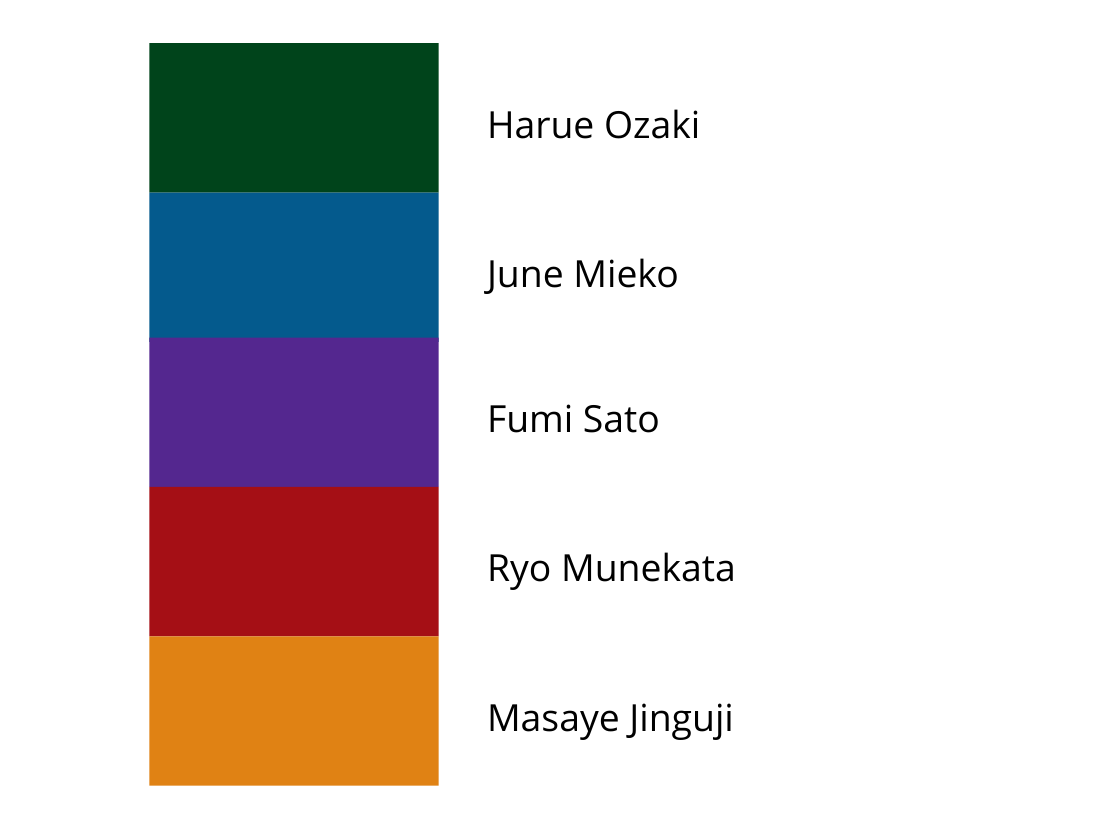
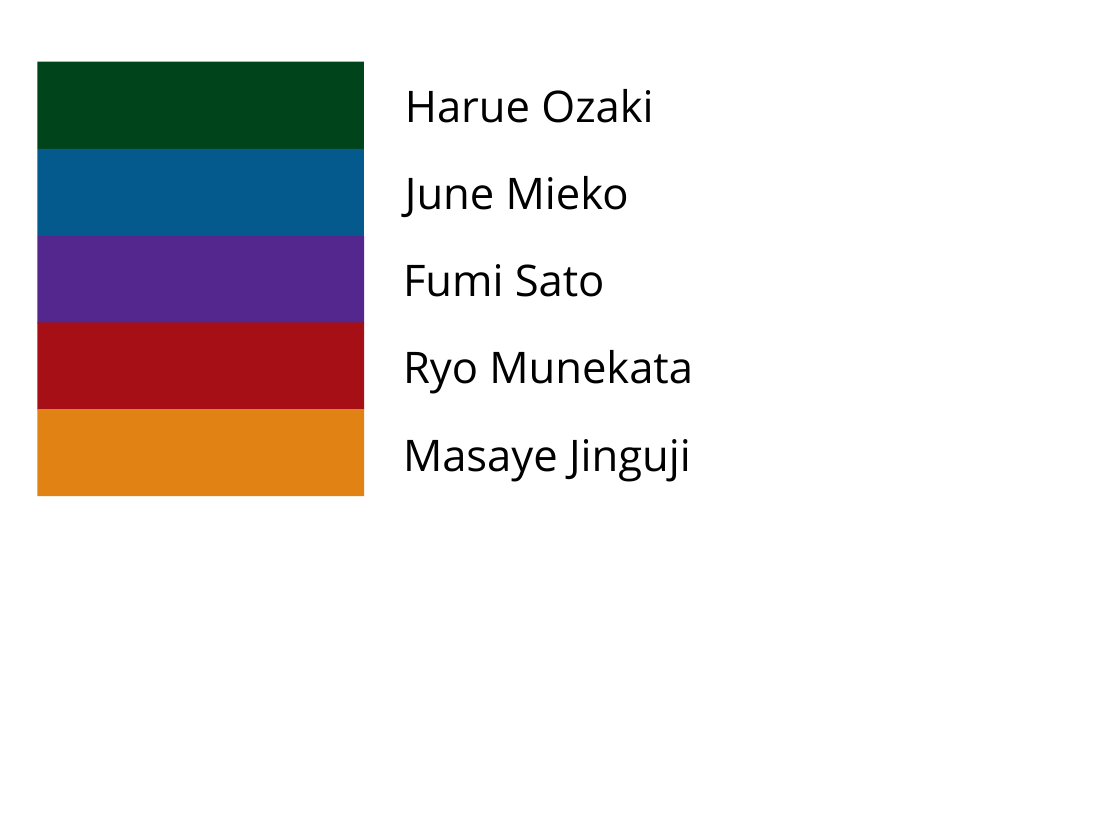
Before and after one commit to TacomaJapanTown/TacomaJapanTown.github.io, a slide deck: slide 1 of legend.pptx. Drawn at 1120x840 pixels with LibreOffice and Linux fonts; fonts in the diff are those of the drawing. Boxes give left, top, right and bottom in pixels: in the first picture for what was removed or moved away, otherwise in the second. Text is boxed around its words. In the diff, an @@ line names an element or a change of style, - is before the commit and + after.

```diff
--- a/legend.pptx
+++ b/legend.pptx
@@ rectangle resized from (x1=149, y1=44, x2=438, y2=193) to (x1=37, y1=62, x2=364, y2=149) @@
@@ text "Harue Ozaki" moved from (x1=487, y1=109, x2=700, y2=139) to (x1=405, y1=89, x2=653, y2=123) @@
@@ rectangle resized from (x1=149, y1=193, x2=438, y2=342) to (x1=37, y1=149, x2=364, y2=236) @@
@@ text "June Mieko" moved from (x1=487, y1=258, x2=678, y2=294) to (x1=405, y1=176, x2=629, y2=217) @@
@@ rectangle resized from (x1=149, y1=337, x2=438, y2=486) to (x1=37, y1=236, x2=364, y2=324) @@
@@ text "Fumi Sato" moved from (x1=487, y1=404, x2=660, y2=433) to (x1=403, y1=264, x2=605, y2=297) @@
@@ rectangle resized from (x1=149, y1=487, x2=438, y2=636) to (x1=37, y1=323, x2=364, y2=410) @@
@@ text "Ryo Munekata" moved from (x1=487, y1=552, x2=736, y2=590) to (x1=403, y1=350, x2=693, y2=394) @@
@@ rectangle resized from (x1=149, y1=636, x2=438, y2=785) to (x1=37, y1=409, x2=364, y2=496) @@
@@ size 24 to 28 pt in 5 elements at (x1=405, y1=89, x2=653, y2=123), (x1=405, y1=176, x2=629, y2=217), (x1=403, y1=264, x2=605, y2=297), (x1=403, y1=350, x2=693, y2=394), (x1=403, y1=439, x2=691, y2=482) @@
@@ text "Masaye Jinguji" moved from (x1=487, y1=703, x2=733, y2=740) to (x1=403, y1=439, x2=691, y2=482) @@
```
Also in this commit, not shown: 4 other files.
